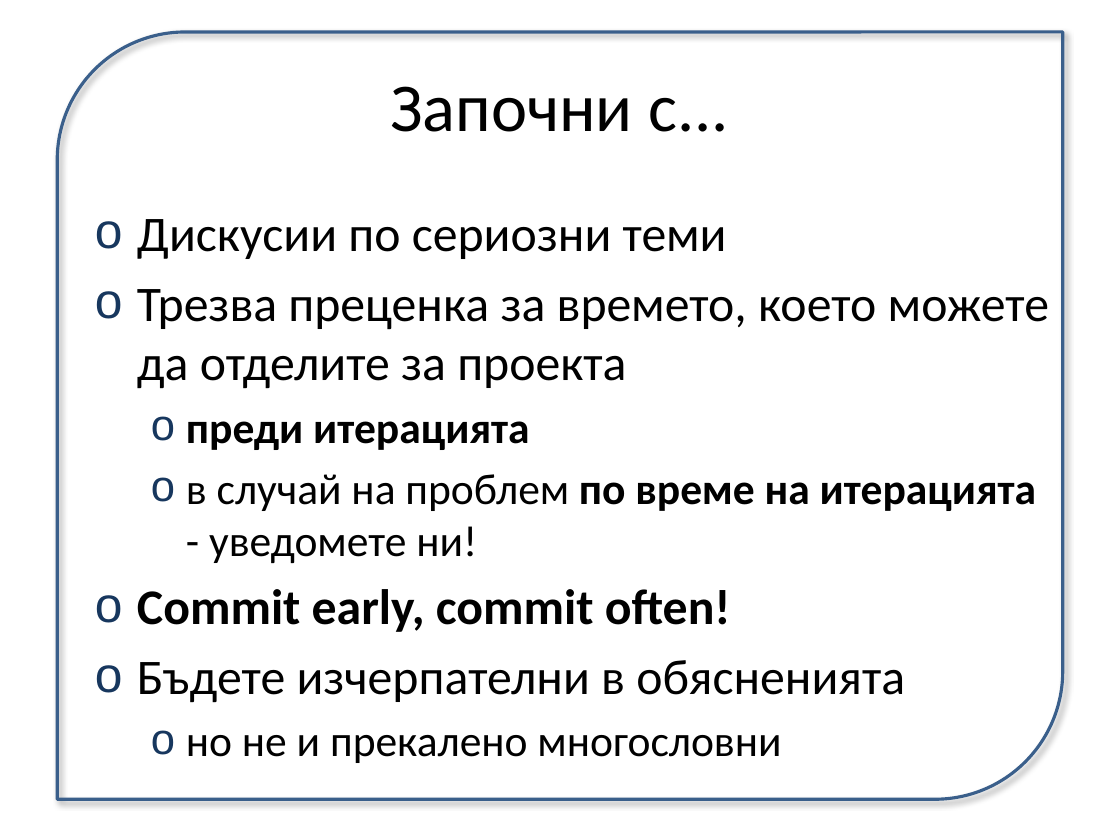
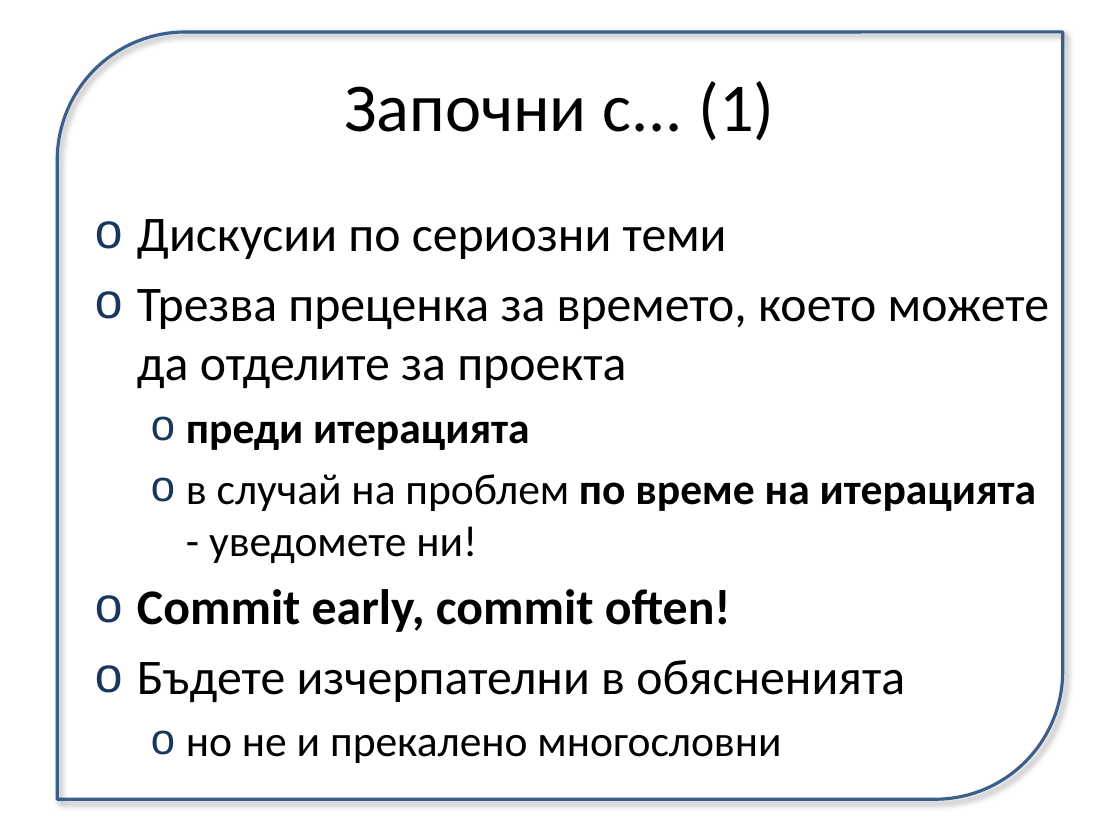
Before and after one commit to uamartins/design-patterns-book, a slide deck: slide 8 of meetings/2012-03-17/meeting-2.pptx. Drawn at 1120x840 pixels with LibreOffice and Linux fonts; fonts in the diff are those of the drawing. Boxes give left, top, right and bottom in pixels: in the first picture for what was removed or moved away, otherwise in the second. Text is boxed around its words. In the diff, an @@ line names an element or a change of style, - is before the commit and + after.

```diff
--- a/meetings/2012-03-17/meeting-2.pptx
+++ b/meetings/2012-03-17/meeting-2.pptx
@@ title at [345, 81, 774, 141]: text changed @@
-Започни с...
+Започни с... (1)
```
Also in this commit, not shown: 4 other slides changed, 4 slides added, 1 other file.
